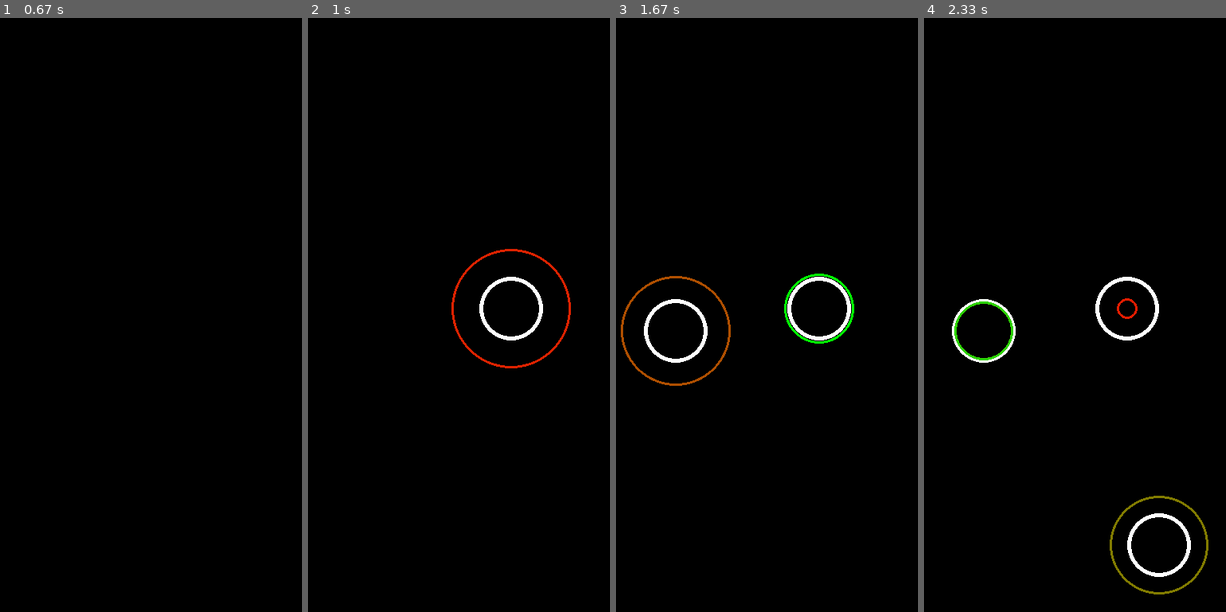
Above: before the commit, frames 1-4 (left to right).
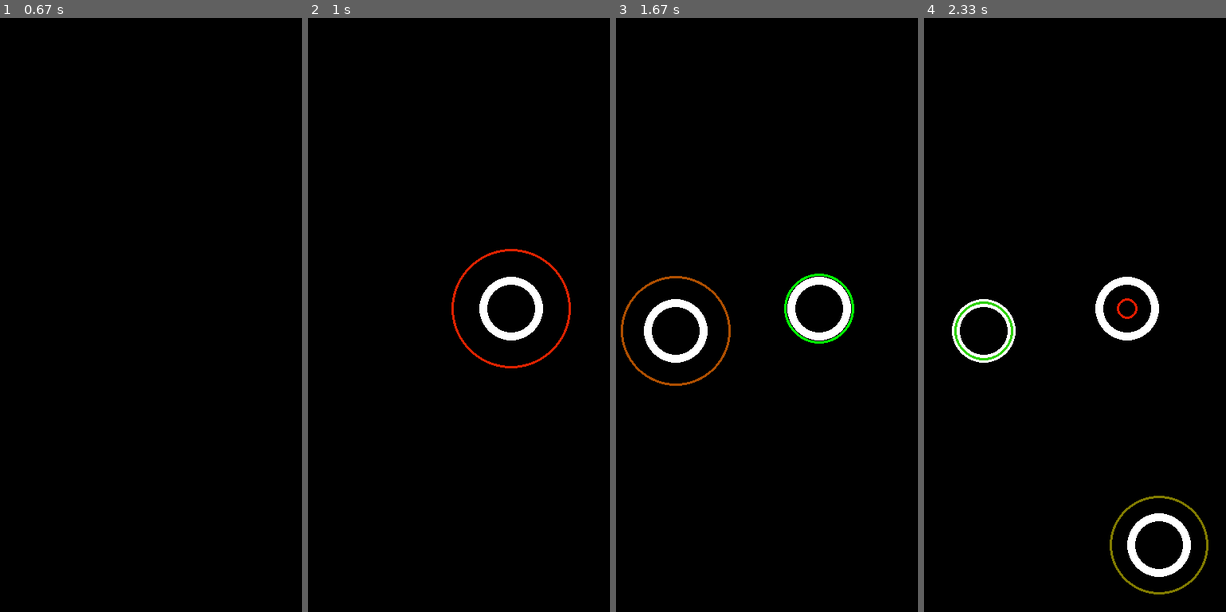
Above: after the commit, the same moments.

Repository: joshua-waa/2025-2026-CIF
Game: pygame game, started from Games I Made!/Osu/Osu!.py
Same seed, same stepped clock (60 frames per second), same inputs: the game is played once before the commit and once after it.
Inputs (mouse positions are in pixels of both pictures, inside the frame that each line leads up to):
- Up to frame 1 (0.67 s): click (172, 332) at 0.38 s
- Up to frame 2 (1 s): no input
- Up to frame 3 (1.67 s): click (664, 237) at 1.22 s
- Up to frame 4 (2.33 s): no input

Frame 1 is identical in both runs. In frame 2, 0.4% of the frame differs, in the area x 58-77%, y 44-54%; in frame 3, 0.7%; in frame 4, 1.0%, in the area x 10-88%, y 44-94%.

Commit message:
Make the game better

Diff:
--- a/Games I Made!/Osu/Osu!.py
+++ b/Games I Made!/Osu/Osu!.py
@@ -32,6 +32,7 @@
     new_moving = {"x": x, "y": y, "size": 80, "color":[255,0,0], "color_change": 0, "d?":0}
     moving.append(new_moving)
     non_moving.append({"x": x, "y": y, "moving_ref": new_moving, "size": 40})
+nt = 10
 ns = 35 #Try to get 1:2  ns:ms
 ms = 70
 
@@ -69,9 +70,9 @@
                 mx, my = pygame.mouse.get_pos()
                 for cir in non_moving[:]:
                     distance_sq = (mx - cir["x"]) ** 2 + (my - cir["y"]) ** 2
-                    if distance_sq < (ms - ns) ** 2:
+                    if distance_sq + nt/2  < (ms - ns) ** 2:
                         moving_cir = cir["moving_ref"]
-                        if ns - 5 <= moving_cir["size"] <= ns + 5:
+                        if ns - nt/2 <= moving_cir["size"] <= ns + nt/2:
                             score += 1
                             moving_cir["d?"] = 1
                             non_moving.remove(cir)
@@ -88,7 +89,7 @@
         #spawning
 
         for cir in non_moving[:]:
-            pygame.draw.circle(screen, (255, 255, 255), (cir["x"], cir["y"]), int(cir["size"]), 5)
+            pygame.draw.circle(screen, (255, 255, 255), (cir["x"], cir["y"]), int(cir["size"]), nt)
         for cir in moving[:]:
             if cir["d?"] == 1:
                 moving.remove(cir)
